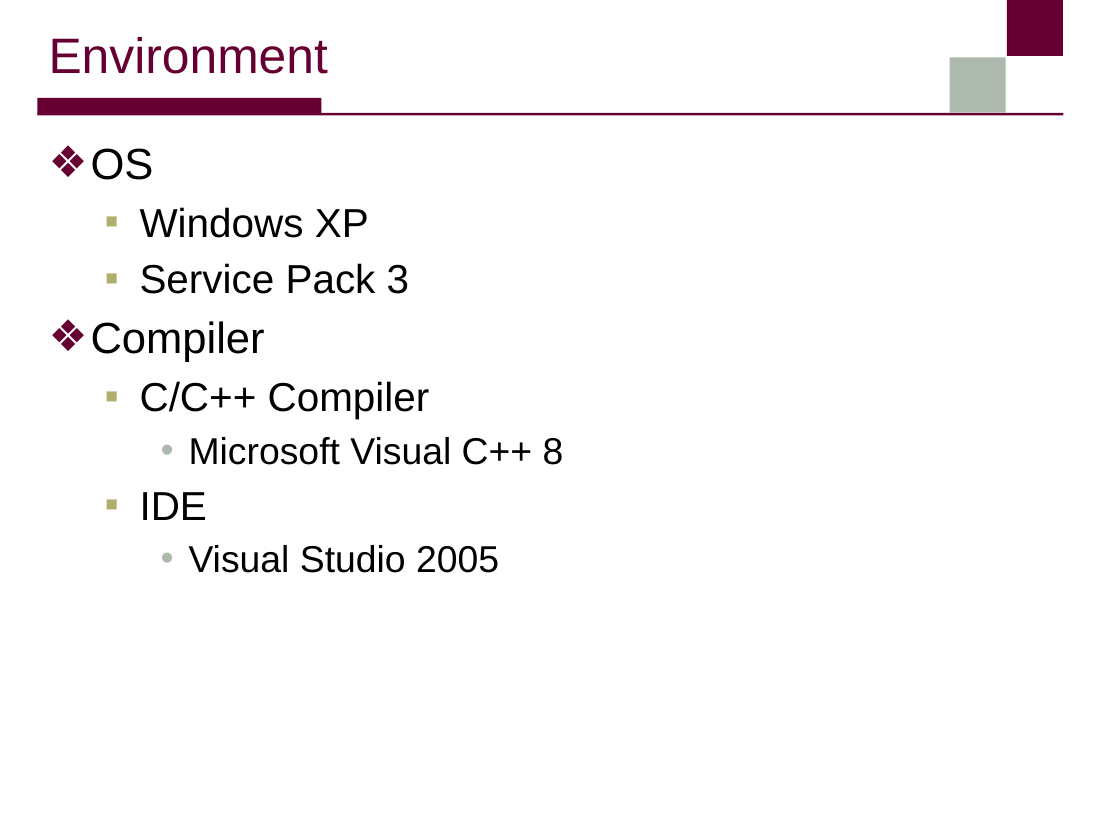
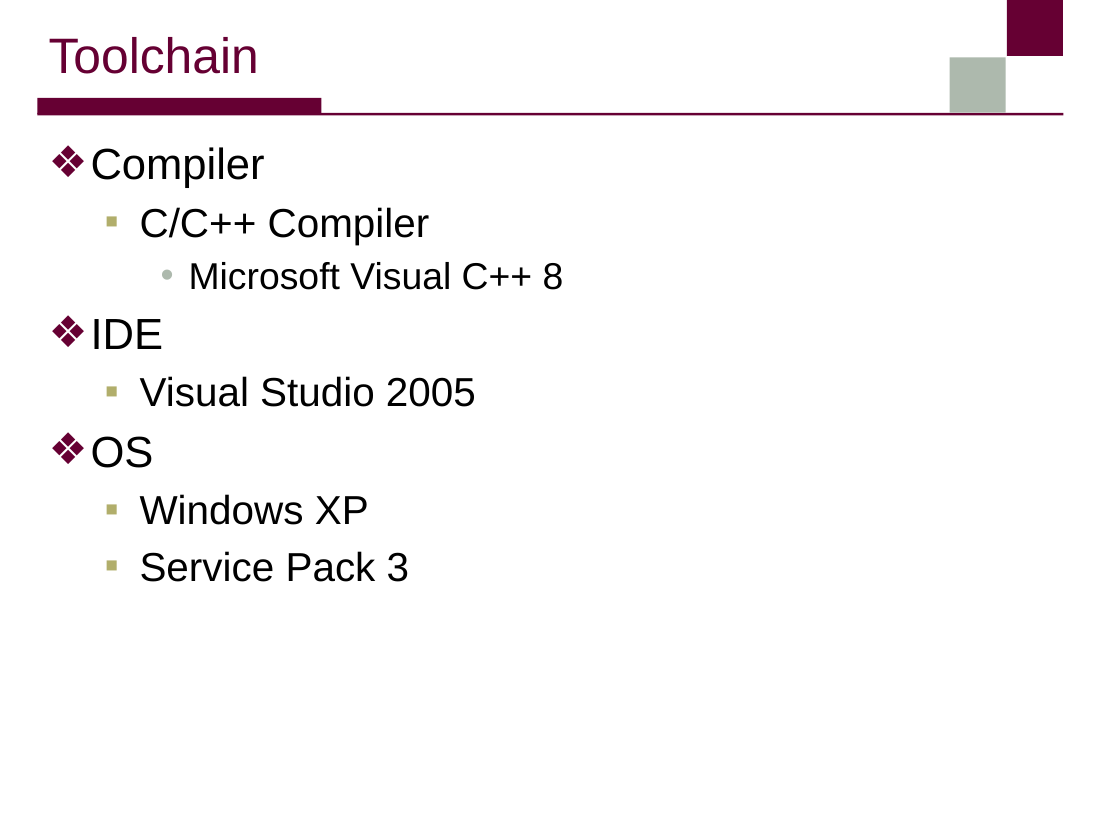
Before and after one commit to sangwook236/SWL, a slide deck: slide 2 of cpp/doc/project_setting__developement_environment.pptx. Drawn at 1120x840 pixels with LibreOffice and Linux fonts; fonts in the diff are those of the drawing; background and template pictures are left out. Boxes give left, top, right and bottom in pixels: in the first picture for what was removed or moved away, otherwise in the second. Text is boxed around its words. In the diff, an @@ line names an element or a change of style, - is before the commit and + after.

Commit message:
Docs: Modify the manual about project settings
- project_setting__developement_environment.pptx were minor-changed

```diff
--- a/cpp/doc/project_setting__developement_environment.pptx
+++ b/cpp/doc/project_setting__developement_environment.pptx
@@ title at (49, 37, 259, 74): text changed @@
-Environment
+Toolchain
@@ text at (91, 148, 409, 294): paragraphs removed @@
-❖ OS
-  ▪ Windows XP
-  ▪ Service Pack 3
@@ text at (91, 319, 476, 407): size 26 to 28 pt in "IDE"; size 24 to 26 pt in "Visual Studio 2005"; bullet ▪ to ❖; list level 2 to 1 in "IDE"; bullet colour #B1AE6B to #660033; bullet • to ▪; list level 3 to 2 in "Visual Studio 2005"; bullet colour #ADB9AD to #B1AE6B @@
@@ text at (91, 436, 409, 582): paragraphs added @@
+❖ OS
+  ▪ Windows XP
+  ▪ Service Pack 3
```
Also in this commit, not shown: 2 other slides changed.
